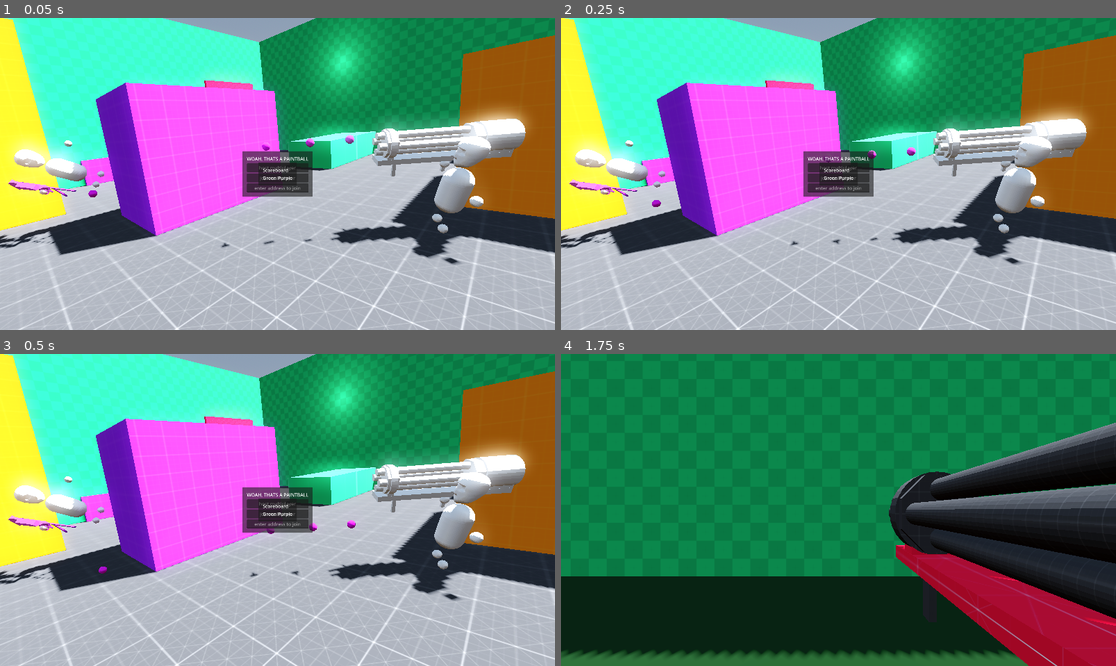
Above: before the commit, frames 1-4 (two rows, left to right).
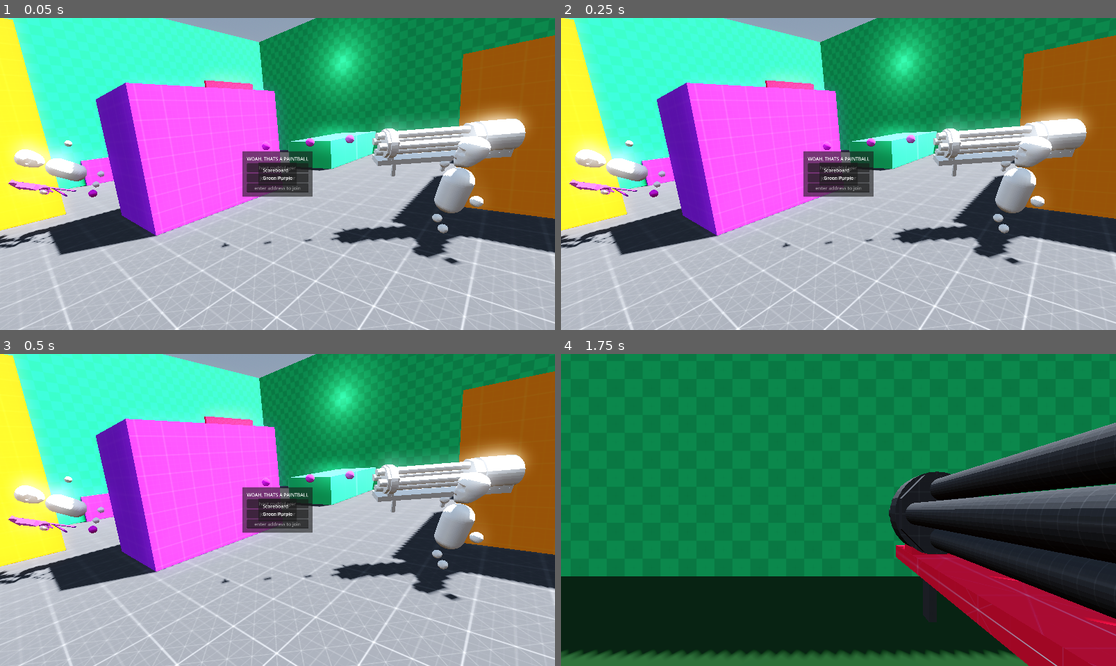
Above: after the commit, the same moments.

Repository: Monkeytonk115/godot-paintball
Game: Godot game, scene res://scenes/main.tscn
The game is run twice, just before and just after one commit, with the same random seed, the same clock (stepped at 60 frames per second) and the same inputs.
Inputs (mouse positions are in pixels of both pictures, inside the frame that each line leads up to):
- Up to frame 1 (0.05 s): no input
- Up to frame 2 (0.25 s): no input
- Up to frame 3 (0.5 s): no input
- Up to frame 4 (1.75 s): click (838, 522) at 0.52 s; type "12" at 0.6 s; click "host multiplayer" at 1.25 s

The runs differ from the first frame. In frame 1, less than 0.1% of the frame differs, in the area x 15-64%, y 37-73%; in frame 2, 0.3%; in frame 3, 0.3%, in the area x 15-65%, y 37-74%; in frame 4, nothing differs.

Commit message:
i'm thirsty

Diff:
--- a/scenes/titleScreen.tscn
+++ b/scenes/titleScreen.tscn
@@ -22,15 +22,19 @@
 
 [node name="Paintball" parent="." instance=ExtResource("4_kidai")]
 transform = Transform3D(1, 0, 0, 0, 1, 0, 0, 0, 1, -12.7747, 2.22606, 13.8057)
+freeze = true
 
 [node name="Paintball2" parent="." instance=ExtResource("4_kidai")]
 transform = Transform3D(1, 0, 0, 0, 1, 0, 0, 0, 1, -7.37146, 3.12192, 9.80833)
+freeze = true
 
 [node name="Paintball3" parent="." instance=ExtResource("4_kidai")]
 transform = Transform3D(1, 0, 0, 0, 1, 0, 0, 0, 1, -8.06883, 3.12192, 10.386)
+freeze = true
 
 [node name="Paintball4" parent="." instance=ExtResource("4_kidai")]
 transform = Transform3D(1, 0, 0, 0, 1, 0, 0, 0, 1, -8.86255, 3.12192, 11.0323)
+freeze = true
 
 [node name="humanoid2" parent="." instance=ExtResource("2_2susl")]
 transform = Transform3D(-0.439579, 0.271818, 0.856087, 0.266856, 0.949596, -0.164485, -0.857647, 0.156148, -0.489959, -5.73927, 1.0046, 8.75816)
